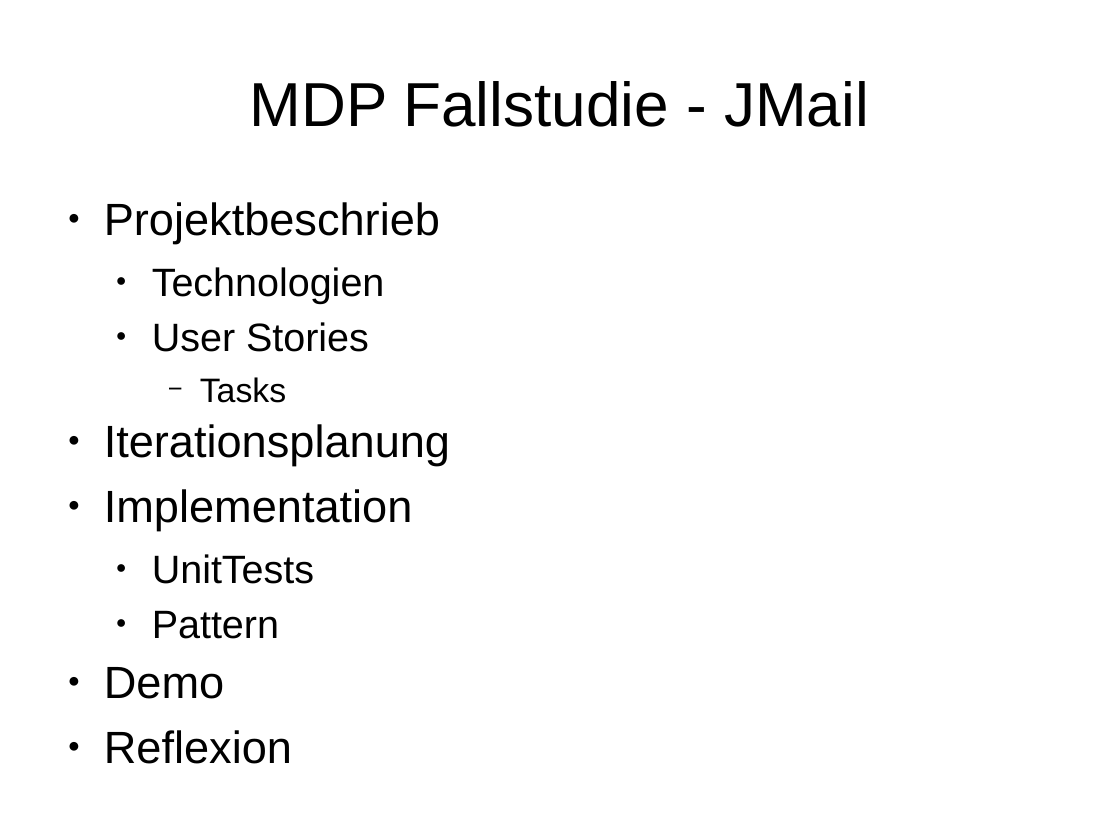
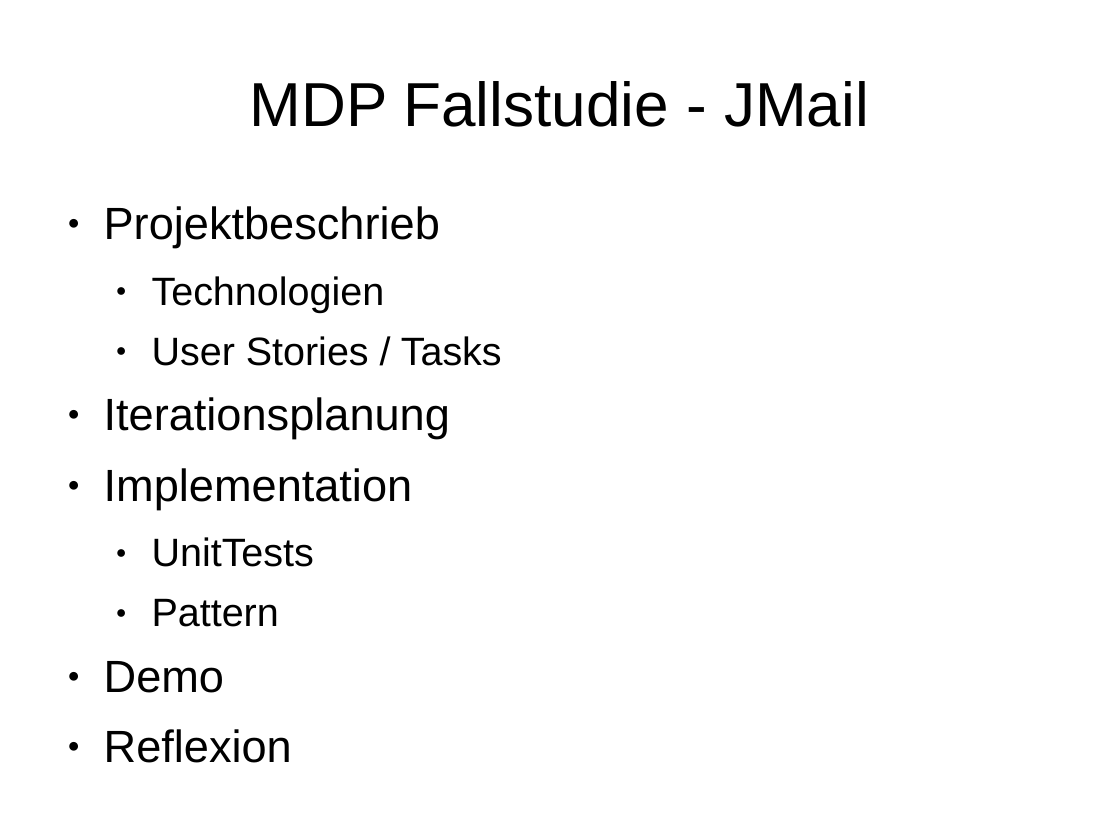
Before and after one commit to delsener/ch.zhaw.mdp.fallstudie, a slide deck: slide 1 of presentation/jmail_presentation.ppt. Drawn at 1120x840 pixels with LibreOffice and Linux fonts; fonts in the diff are those of the drawing. Boxes give left, top, right and bottom in pixels: in the first picture for what was removed or moved away, otherwise in the second. Text is boxed around its words. In the diff, an @@ line names an element or a change of style, - is before the commit and + after.

Commit message:
Minor change

```diff
--- a/presentation/jmail_presentation.ppt
+++ b/presentation/jmail_presentation.ppt
@@ text at [104, 206, 450, 763]: line spacing 0.83 to 0.93 @@
@@ text at [152, 336, 502, 366]: text changed @@
-  ● User Stories
-    − Tasks
+  ● User Stories / Tasks
```
